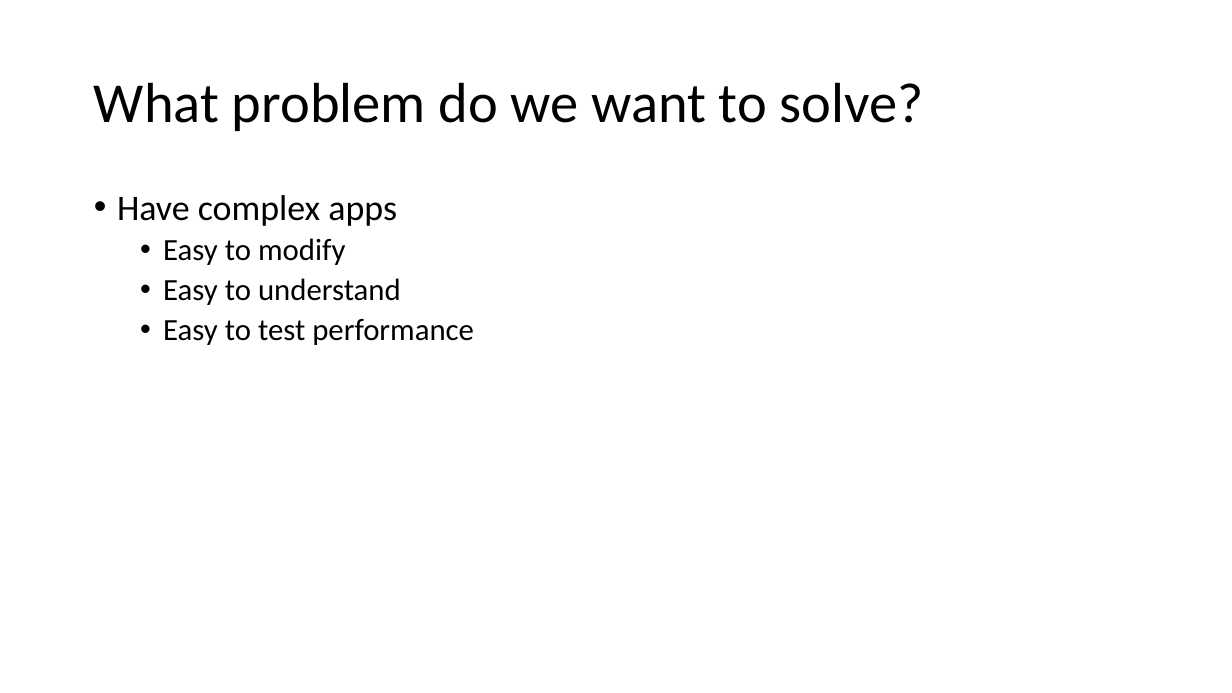
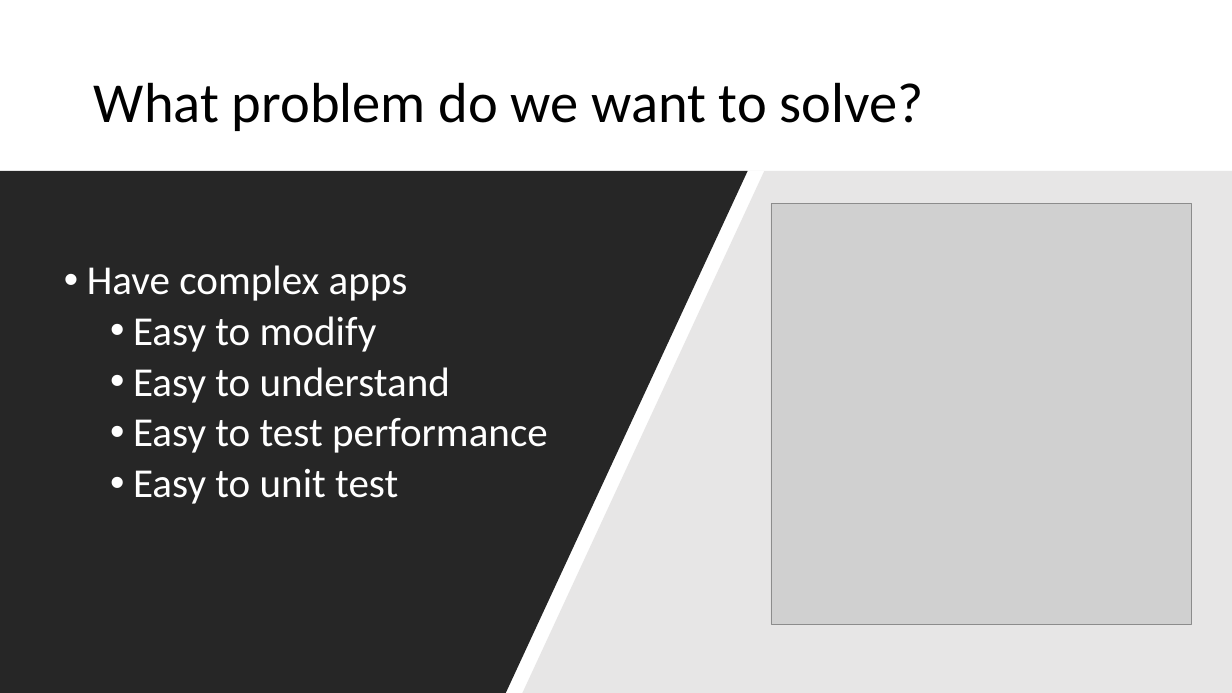
Before and after one commit to MihaiTheCoder/EventMadness, a slide deck: slide 5 of Reactive programming.pptx. Drawn at 1232x693 pixels with LibreOffice and Linux fonts; fonts in the diff are those of the drawing; grey boxes stand for pictures. Boxes give left, top, right and bottom in pixels: in the first picture for what was removed or moved away, otherwise in the second. Text is boxed around its words. In the diff, an @@ line names an element or a change of style, - is before the commit and + after.

```diff
--- a/Reactive programming.pptx
+++ b/Reactive programming.pptx
@@ freeform shape added at bbox=[0, 171, 748, 693], fill #000000 at 85% opacity @@
@@ freeform shape added at bbox=[500, 171, 1232, 693], fill #E7E6E6 @@
@@ text "Have complex apps": place and size @@
-text "Have complex apps" at bbox=[117, 195, 474, 345]
+text "Have complex apps" at bbox=[87, 265, 548, 504]
@@ text "Have complex apps" at bbox=[87, 265, 548, 504]: vertical alignment top to middle @@
@@ picture added at bbox=[771, 203, 1191, 624] @@
@@ text at bbox=[87, 265, 548, 453]: size 28 to 32 pt in "Have complex apps"; text colour #000000 to #FFFFFF in "Have complex apps", "Easy to modify", "Easy to understand", "Easy to test performance"; size 24 to 32 pt in "Easy to modify", "Easy to understand", "Easy to test performance" @@
@@ text at bbox=[133, 468, 398, 504]: paragraph added @@
+  • Easy to unit test
```
Also in this commit, not shown: 13 other slides changed, 9 slides added, 2 slides removed.
